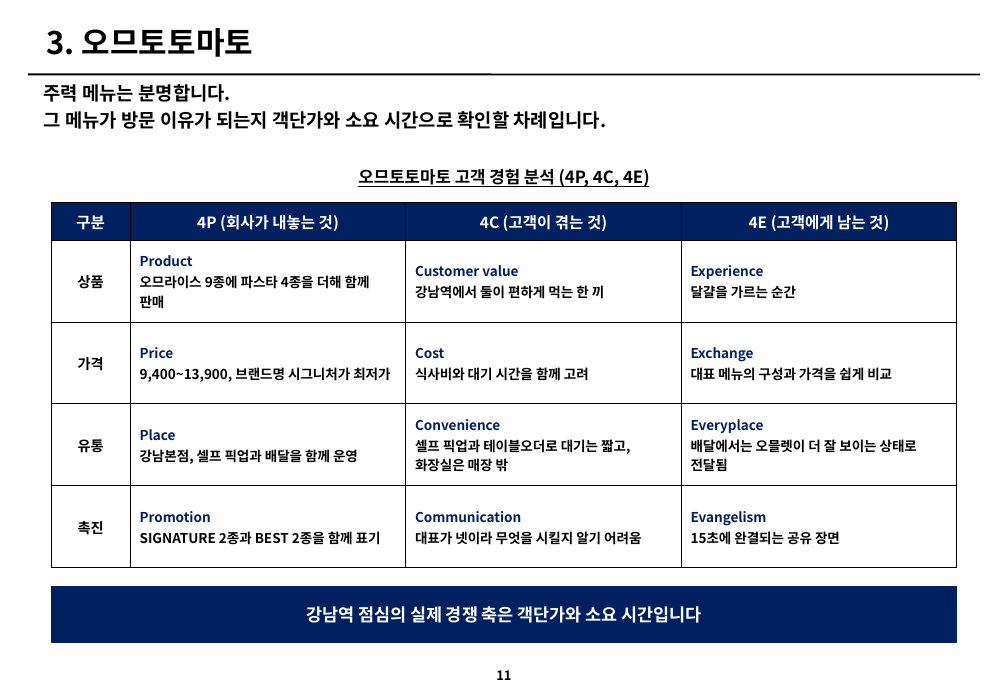
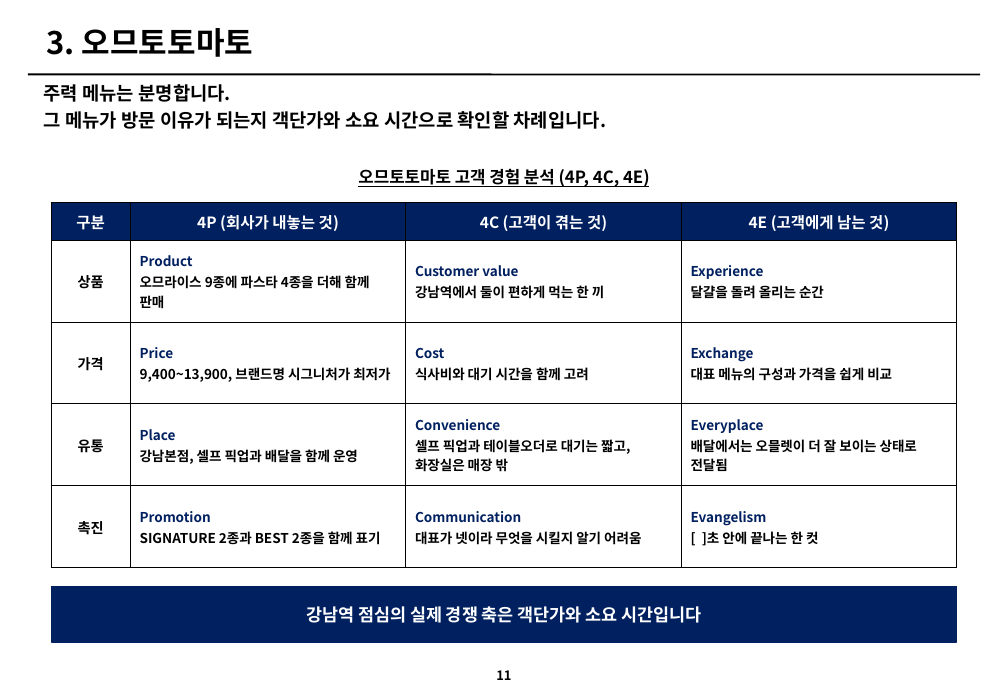
Before and after one commit to grandnim-wq/Claude, a slide deck: slide 11 of 아모제_3개브랜드_개선전략_v3.pptx. Drawn at 1008x698 pixels with LibreOffice and Linux fonts; fonts in the diff are those of the drawing. Boxes give left, top, right and bottom in pixels: in the first picture for what was removed or moved away, otherwise in the second. Text is boxed around its words. In the diff, an @@ line names an element or a change of style, - is before the commit and + after.

```diff
--- a/아모제_3개브랜드_개선전략_v3.pptx
+++ b/아모제_3개브랜드_개선전략_v3.pptx
@@ table at [51,203,957,568] @@
-row 2, column 4: Experience / 달걀을 가르는 순간
+row 2, column 4: Experience / 달걀을 돌려 올리는 순간
-row 5, column 4: Evangelism / 15초에 완결되는 공유 장면
+row 5, column 4: Evangelism / [ ]초 안에 끝나는 한 컷
```
Also in this commit, not shown: 16 other slides changed, 1 slide added, 4 other files.
